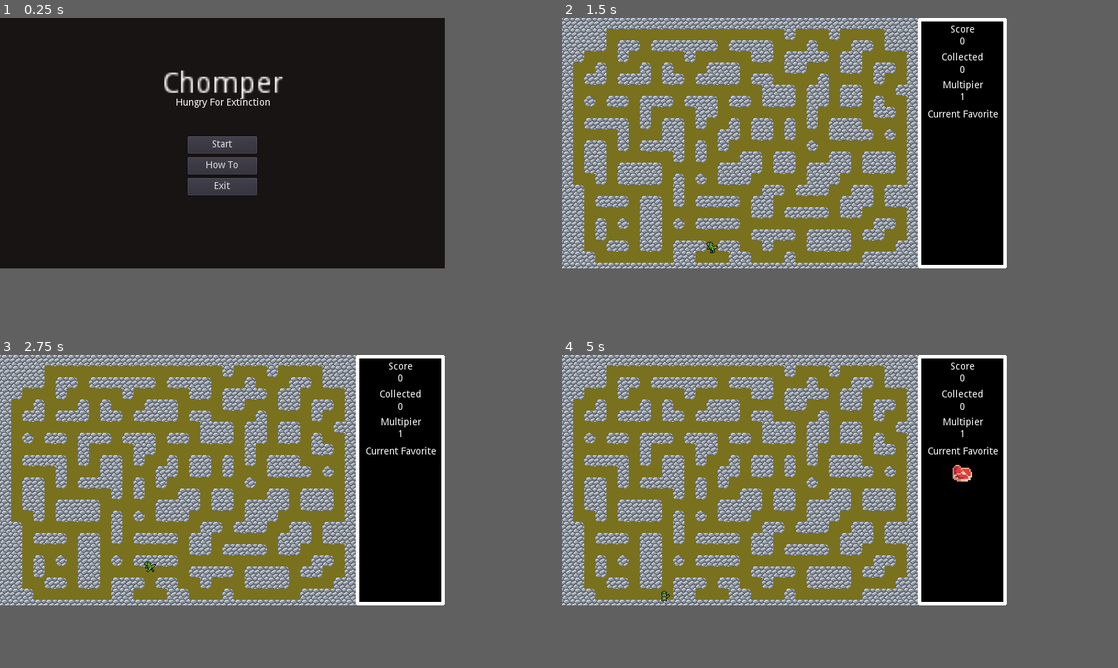
Above: before the commit, frames 1-4 (two rows, left to right).
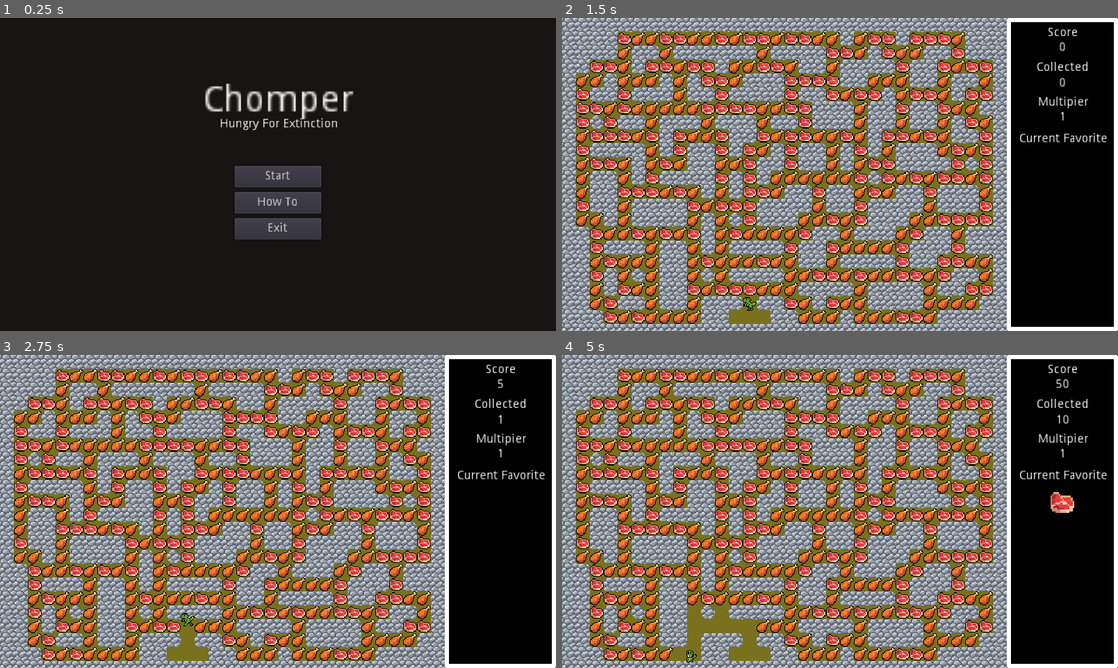
Above: after the commit, the same moments.

Repository: ZehFuge/Chomper
Game: Godot game, scene res://Menu/Menu.tscn
Same seed, same stepped clock (60 frames per second), same inputs: the game is played once before the commit and once after it.
Inputs:
- Up to frame 1 (0.25 s): no input
- Up to frame 2 (1.5 s): click "Start" at 0.5 s; tap Enter at 1.25 s; hold W (move_up) from 1.28 s (still down); tap Q (function_tester) at 1.35 s
- Up to frame 3 (2.75 s): keep holding W (move_up); tap Space at 2 s; tap Q (function_tester) at 2.1 s
- Up to frame 4 (5 s): tap Enter at 2.75 s; release W (move_up) at 2.78 s; hold A (move_left) 2.78-4.28 s; tap Q (function_tester) at 2.85, 3.6, 4.35 s; tap Space at 4.25 s; hold S (move_down) from 4.28 s (still down)
In our replay, the window is 640x360 before the commit and 800x450 after it. These sizes can differ from the game's own. Grey fills any space a smaller window leaves; there, only what the larger window draws over its background counts as a difference.

The runs differ from the first frame. In frame 1, 6.7% of the frame differs, in the area x 29-64%, y 16-71%; in frame 2, 71%; in frame 3, 71%; in frame 4, 71%, in the area x 0-100%, y 0-100%.
Error before the commit: Parse Error: The identifier "Jukebox" isn't declared in the current scope. (res://Game/Food.gd:28)

Commit message:
Add files via upload

Diff:
--- a/Global.gd
+++ b/Global.gd
@@ -9,7 +9,8 @@
 var FAVORITE_MEAT = "none"
 
 var MAP_ARRAY = []
-var MAP_ARRAY_COPY = []
+var LAVA_ORIGIN_MAP = []
+var LAVA_AGE_MAP = []
 
 const MAP_WIDTH = 32
 const MAP_HEIGHT = 23
@@ -36,16 +37,9 @@
 const AROUND_ME = [Vector2(0, -1), Vector2(0, 1), Vector2(-1, 0), Vector2(1, 0), Vector2(-1, -1), Vector2(1, -1), Vector2(-1, 1), Vector2(1, -1)]
 const AROUND_ME_LITE = [Vector2(0, -1), Vector2(0, 1), Vector2(-1, 0), Vector2(1, 0)]
 
+
 func _ready():
 	RNG.randomize()
-
-
-func copy_map_array():
-	MAP_ARRAY_COPY = MAP_ARRAY
-
-
-func reset_map_array():
-	MAP_ARRAY = MAP_ARRAY_COPY
 
 
 func random_lava_vector():
@@ -100,12 +94,9 @@
 	return tile_array
 
 
-func print_map_array():
-	var x_counter = MAP_WIDTH -1
-
-	while x_counter > 12:
-		print(MAP_ARRAY[x_counter])
-		x_counter -= 1
+func functiontest():
+	for column in LAVA_ORIGIN_MAP:
+		print(column)
 
 
 func handle_meat_multiplier(meat):
--- /dev/null
+++ b/Jukebox.gd
@@ -0,0 +1,63 @@
+extends Node2D
+
+# preload music
+const EARLY_GAME = preload("res://Music/Early_Game.ogg")
+const END_GAME = preload("res://Music/End_Game.ogg")
+const MENU = preload("res://Music/Menu.ogg")
+const DEATH = preload("res://Music/Death.ogg")
+
+# maximum loudness set by try & error
+const EARLY_GAME_LOUDNESS = -15
+const END_GAME_LOUDNESS = -15
+const MENU_LOUDNESS = -15
+const DEATH_LOUDNESS = -15
+
+# preload SFX
+const COLLECT_SFX = preload("res://SFX/Food_Collect.ogg")
+
+# maximum loudness set by try & error
+const COLLECT_SFX_LOUDNESS = -25
+
+var mode = "game"
+
+# Called when the node enters the scene tree for the first time.
+func _ready():
+	menu_music()
+
+
+func menu_music(track = MENU):
+	var already_playing = already_playing(track)
+	if not already_playing:
+		$MusicPlayer.stream = track
+		$MusicPlayer.volume_db = MENU_LOUDNESS
+		$MusicPlayer.play()
+
+
+func end_game_music(track = END_GAME):
+	var already_playing = already_playing(track)
+	if not already_playing:
+		$MusicPlayer.stream = track
+		$MusicPlayer.volume_db = END_GAME_LOUDNESS
+		$MusicPlayer.play()
+
+
+func death_music(track = DEATH):
+	var already_playing = already_playing(track)
+	if not already_playing:
+		$MusicPlayer.stream = track
+		$MusicPlayer.volume_db = DEATH_LOUDNESS
+		$MusicPlayer.play()
+
+
+func collect_sfx(track = COLLECT_SFX):
+	if $SFXPlayer.stream != track:
+		$SFXPlayer.stream = track
+		$SFXPlayer.volume_db = COLLECT_SFX_LOUDNESS
+	$SFXPlayer.play()
+
+
+func already_playing(track):
+	if $MusicPlayer.stream == track:
+		return true
+	else:
+		return false
--- /dev/null
+++ b/Jukebox.tscn
@@ -0,0 +1,10 @@
+[gd_scene load_steps=2 format=2]
+
+[ext_resource path="res://Jukebox.gd" type="Script" id=1]
+
+[node name="Jukebox" type="Node2D"]
+script = ExtResource( 1 )
+
+[node name="MusicPlayer" type="AudioStreamPlayer" parent="."]
+
+[node name="SFXPlayer" type="AudioStreamPlayer" parent="."]
--- a/project.godot
+++ b/project.godot
@@ -10,7 +10,6 @@
 
 _global_script_classes=[  ]
 _global_script_class_icons={
-
 }
 
 [application]
@@ -24,15 +23,15 @@
 [autoload]
 
 Global="*res://Global.gd"
+Jukebox="*res://Jukebox.tscn"
 
 [display]
 
 window/size/width=640
 window/size/height=360
 window/size/resizable=false
-window/size/fullscreen=true
-window/size/test_width=640
-window/size/test_height=360
+window/size/test_width=1280
+window/size/test_height=720
 window/stretch/mode="2d"
 window/stretch/aspect="keep"
 
Not shown, added: Music/Death.ogg.import
Not shown, added: Music/Early_Game.ogg.import
Not shown, added: Music/End_Game.ogg.import
Not shown, added: Music/Menu.ogg.import
Not shown, added: SFX/Food_Collect.ogg.import
Not shown, changed: export_presets.cfg
Not shown, added: Music/Death.ogg
Not shown, added: Music/Early_Game.ogg
Not shown, added: Music/End_Game.ogg
Not shown, added: Music/Menu.ogg
Not shown, added: SFX/Food_Collect.ogg
